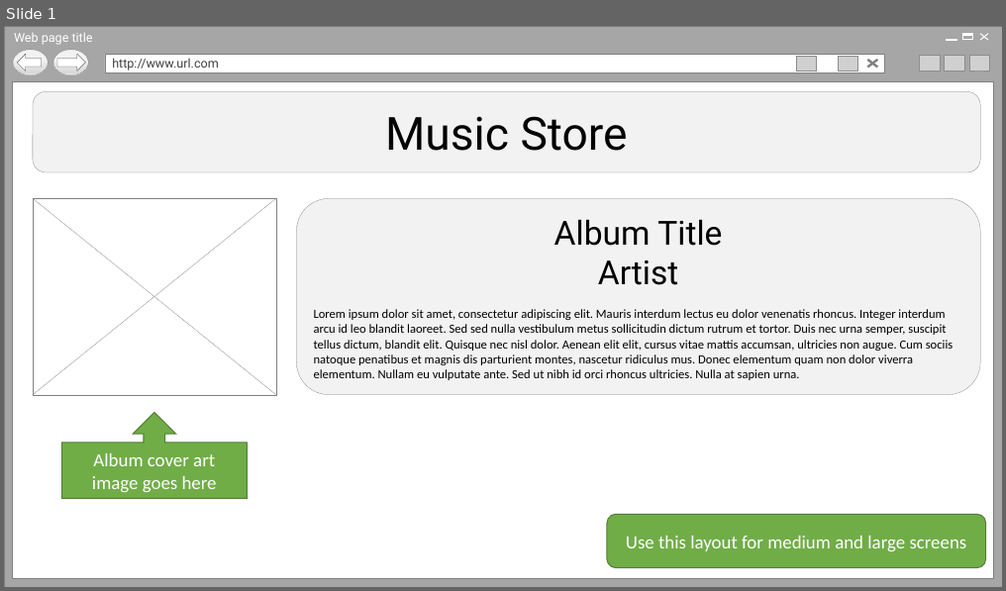
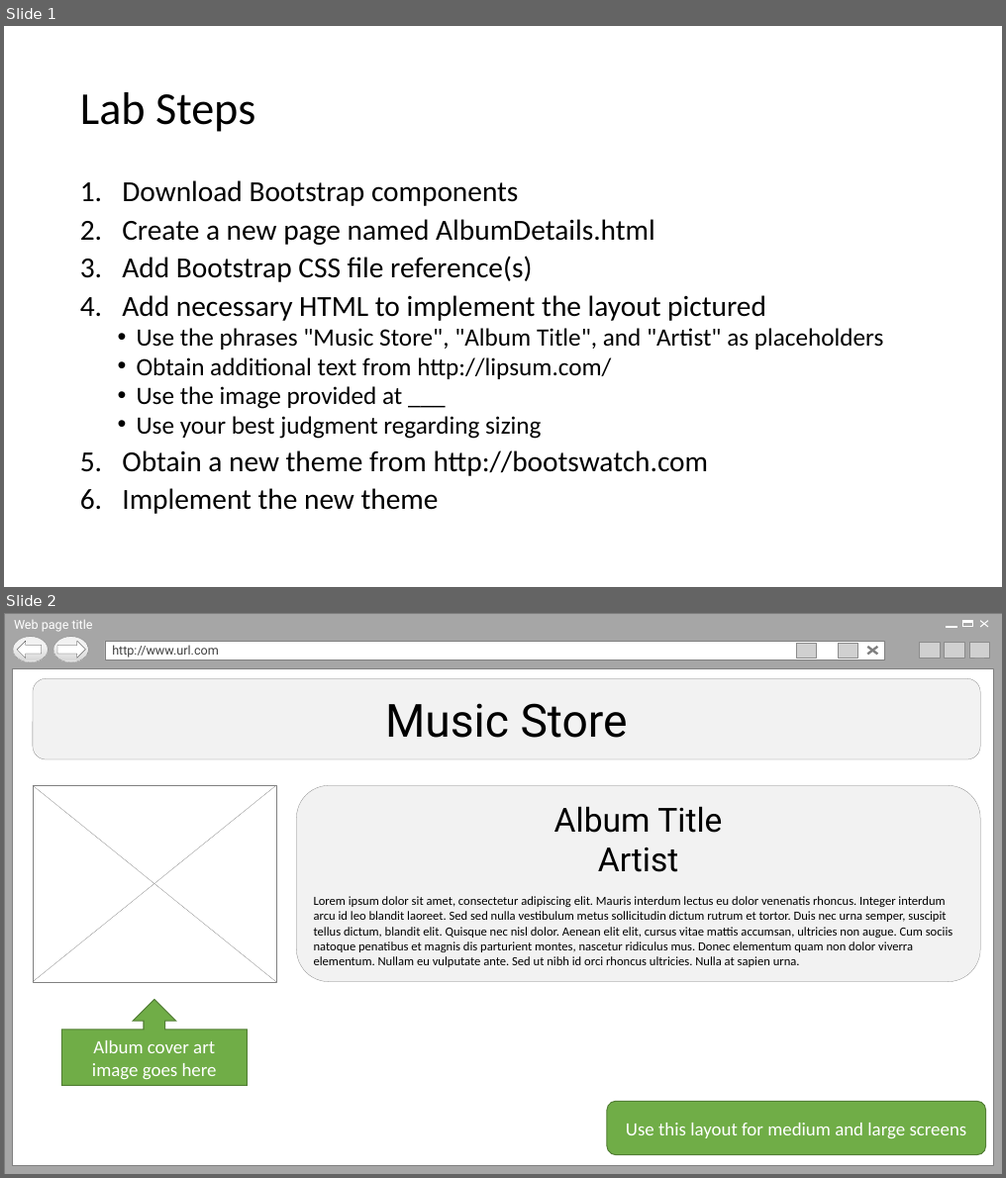
Before and after one commit to zmy/Bootstrap-edX, a slide deck: Resources/Lab One.pptx. Shown one above the other, each under a label of ours: slide 1 before the commit, slides 1 and 2 after it. The pictures are 1006x591 and 1006x1178 pixels, drawn with LibreOffice and Linux fonts; fonts in the diff are those of the drawing; grey boxes stand for pictures; background and template pictures are left out. Boxes give left, top, right and bottom in pixels: in the first picture for what was removed or moved away, otherwise in the second. Text is boxed around its words. In the diff, an @@ line names an element or a change of style, - is before the commit and + after.

```diff
--- a/Resources/Lab One.pptx
+++ b/Resources/Lab One.pptx
@@ slide 1 added at bbox=[4, 26, 1002, 587], background #FFFFFF @@
@@ title added at bbox=[80, 92, 255, 132], 44 pt, text #000000 @@
+Lab Steps
@@ text added at bbox=[122, 180, 883, 514], 28 pt, text #000000 @@
+1. Download Bootstrap components
+2. Create a new page named AlbumDetails.html
+3. Add Bootstrap CSS file reference(s)
+4. Add necessary HTML to implement the layout pictured
+  • Use the phrases "Music Store", "Album Title", and "Artist" as placeholders
+  • Obtain additional text from http://lipsum.com/
+  • Use the image provided at ___
+  • Use your best judgment regarding sizing
+5. Obtain a new theme from http://bootswatch.com
+6. Implement the new theme
@@ what was slide 1 is now slide 2 @@
```
Also in this commit, not shown: 1 slide removed, 11 other files.
